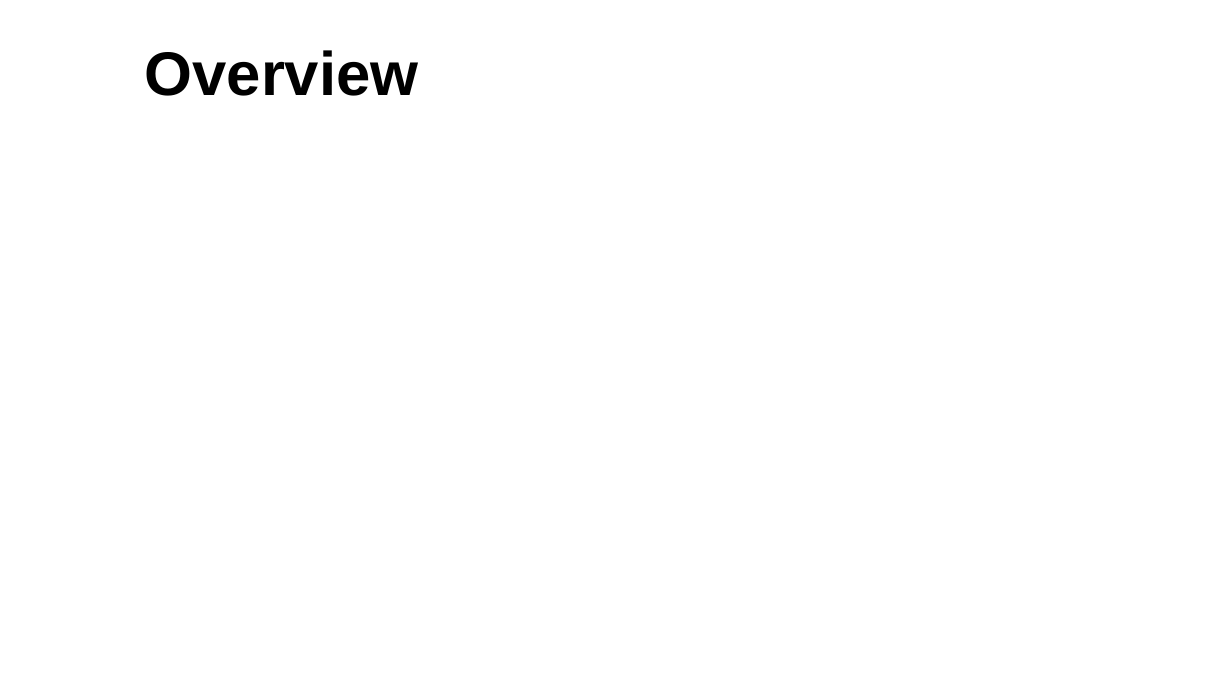
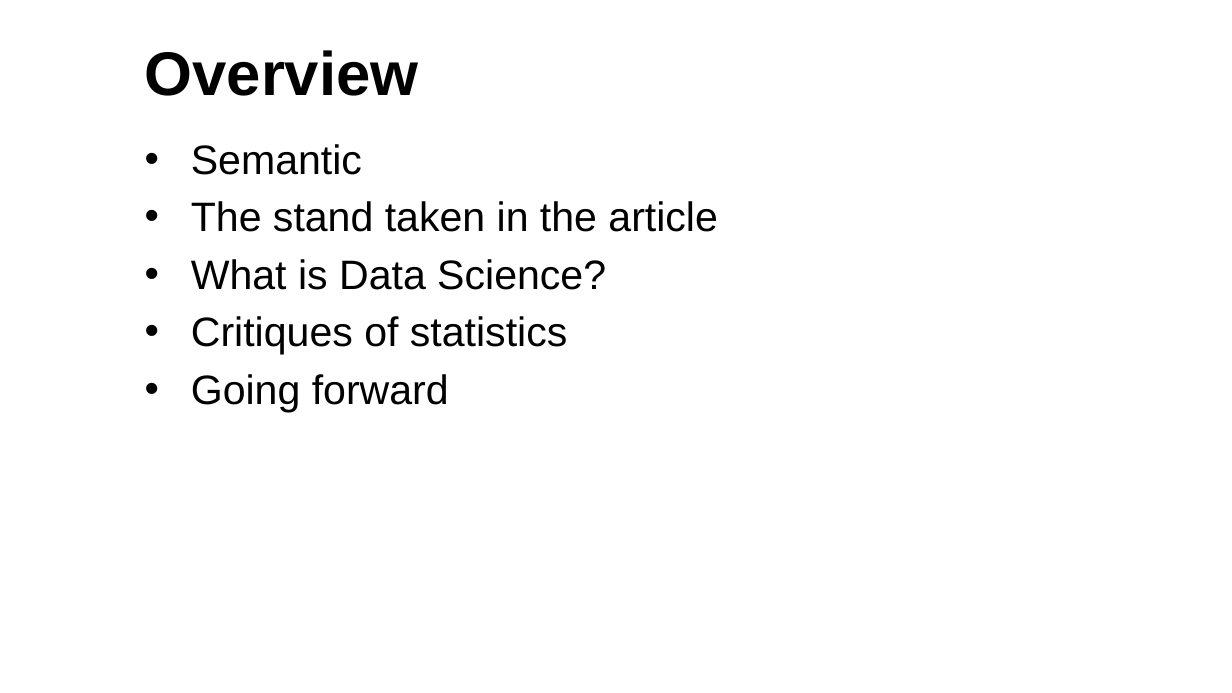
Before and after one commit to TiniusM/MA8701-Project-2, a slide deck: slide 2 of Article presentation.pptx. Drawn at 1232x693 pixels with LibreOffice and Linux fonts; fonts in the diff are those of the drawing; background and template pictures are left out. Boxes give left, top, right and bottom in pixels: in the first picture for what was removed or moved away, otherwise in the second. Text is boxed around its words. In the diff, an @@ line names an element or a change of style, - is before the commit and + after.

Commit message:
Tentativ inndeling
Se kommentarene på siden "Overview" som et forslag til inndeling.

```diff
--- a/Article presentation.pptx
+++ b/Article presentation.pptx
@@ text added at (191, 144, 718, 412), 24 pt, text #000000 @@
+• Semantic
+• The stand taken in the article
+• What is Data Science?
+• Critiques of statistics
+• Going forward
```
Also in this commit, not shown: 1 other slide changed, 1 other file.
